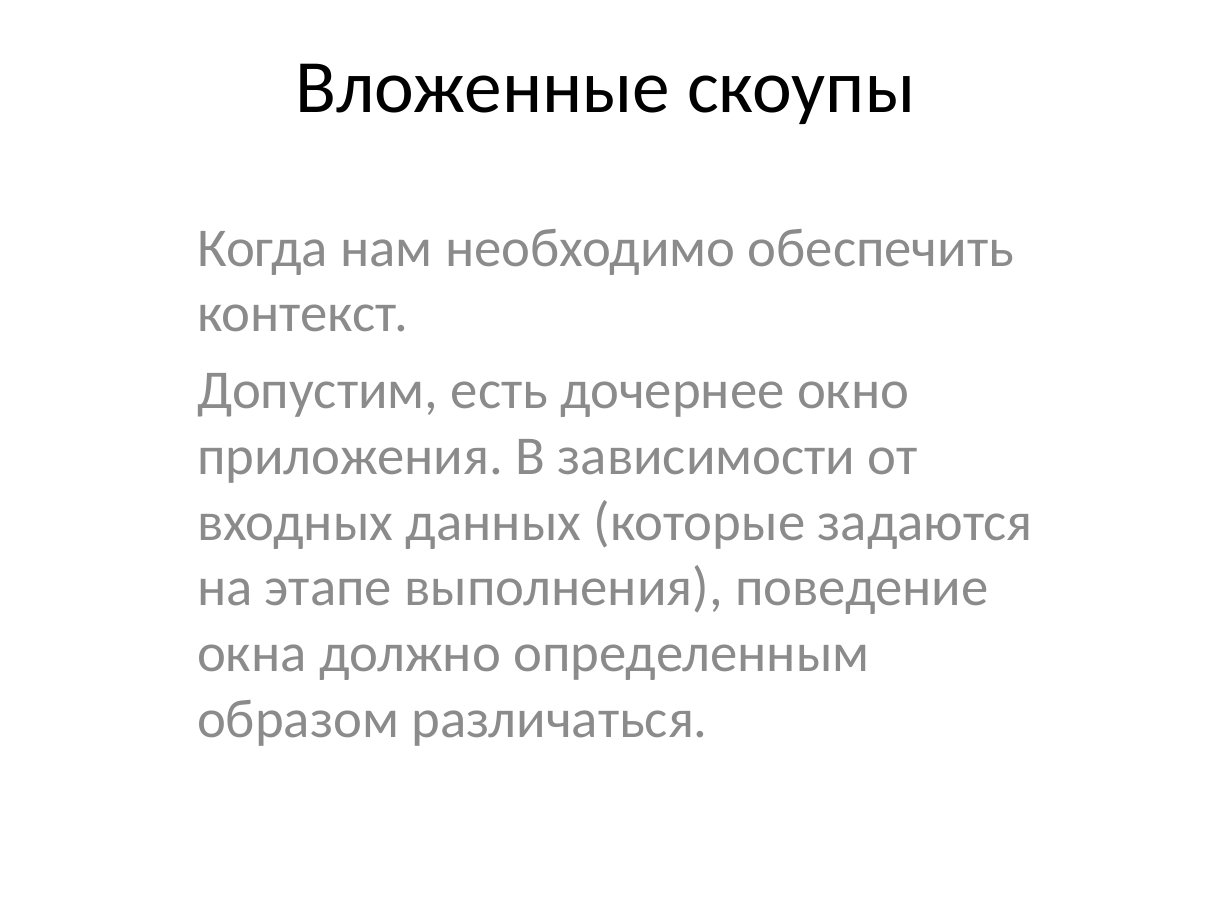
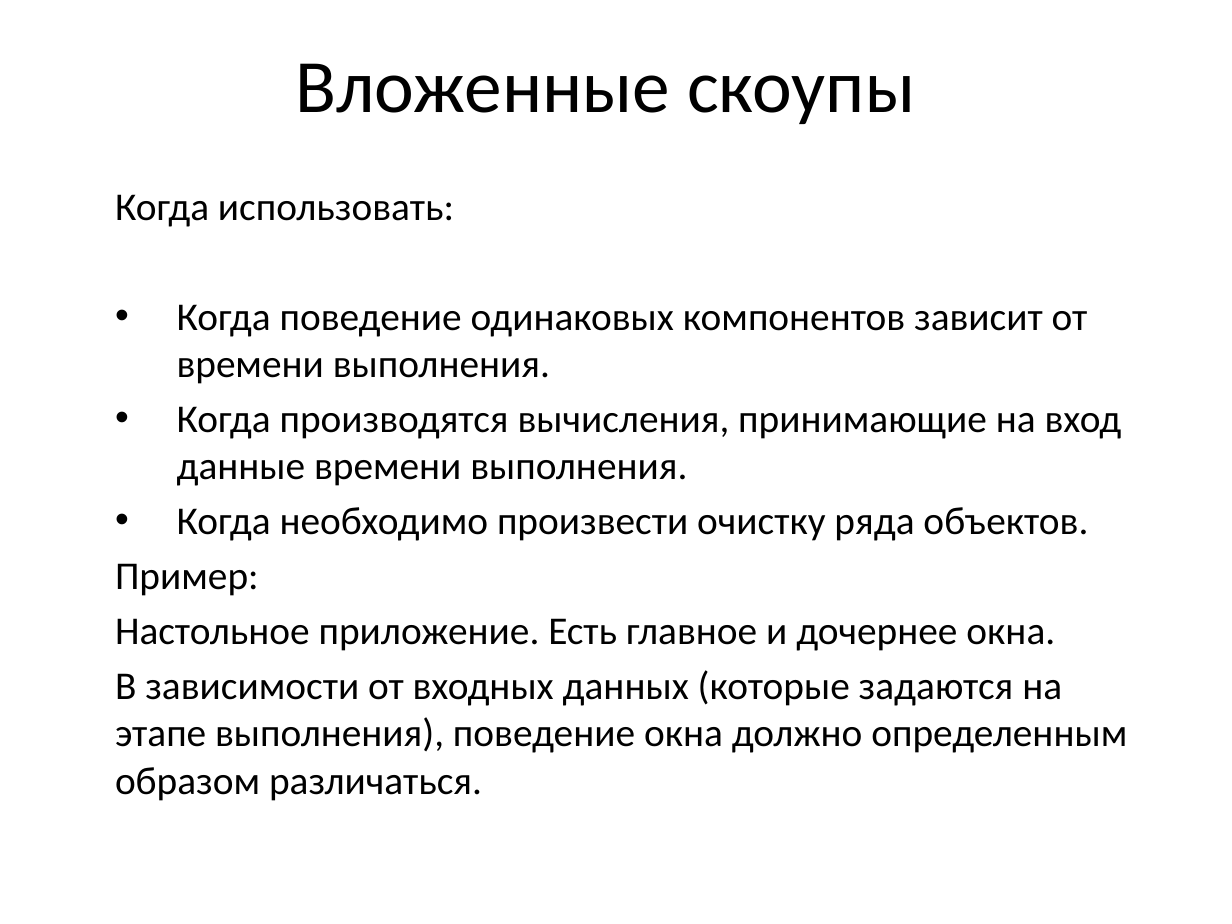
Before and after one commit to efimilya/AutofacPresentation, a slide deck: slide 1 of Slides.pptx. Drawn at 1232x924 pixels with LibreOffice and Linux fonts; fonts in the diff are those of the drawing. Boxes give left, top, right and bottom in pixels: in the first picture for what was removed or moved away, otherwise in the second. Text is boxed around its words. In the diff, an @@ line names an element or a change of style, - is before the commit and + after.

```diff
--- a/Slides.pptx
+++ b/Slides.pptx
@@ subtitle at [115, 194, 1127, 801]: text changed; size 32 to 23 pt; text colour #8C8C8C to #000000 @@
-Когда нам необходимо обеспечить контекст.
-Допустим, есть дочернее окно приложения. В зависимости от входных данных (которые задаются на этапе выполнения), поведение окна должно определенным образом различаться.
+Когда использовать:
+• Когда поведение одинаковых компонентов зависит от времени выполнения.
+• Когда производятся вычисления, принимающие на вход данные времени выполнения.
+• Когда необходимо произвести очистку ряда объектов.
+Пример:
+Настольное приложение. Есть главное и дочернее окна.
+В зависимости от входных данных (которые задаются на этапе выполнения), поведение окна должно определенным образом различаться.
```
Also in this commit, not shown: 2 other slides changed, 6 slides added.
